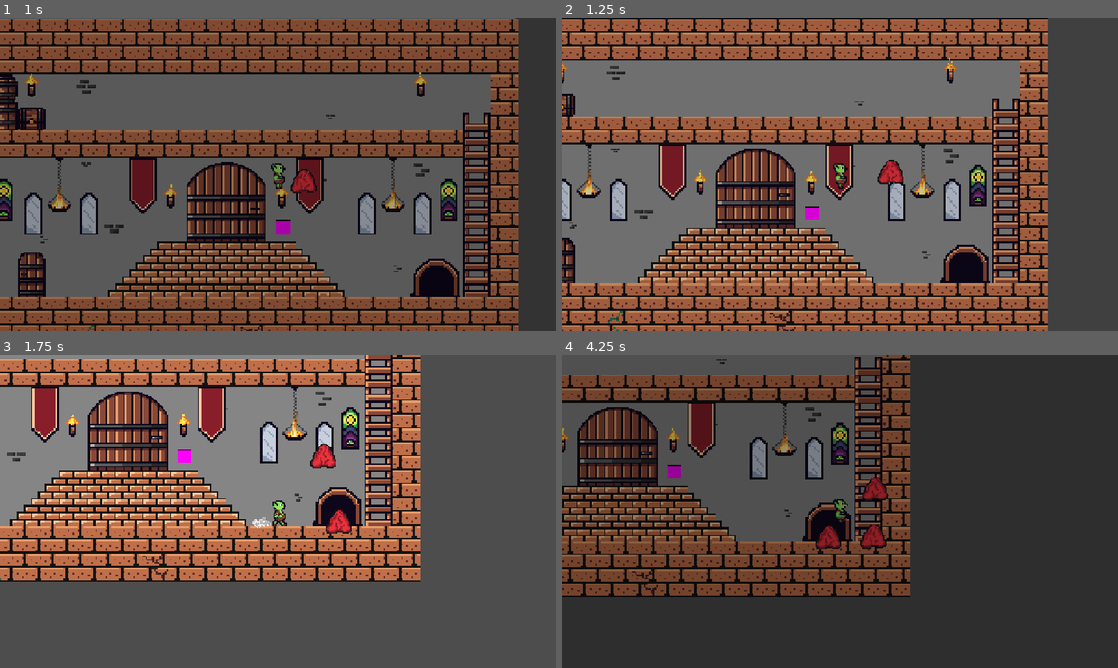
Above: before the commit, frames 1-4 (two rows, left to right).
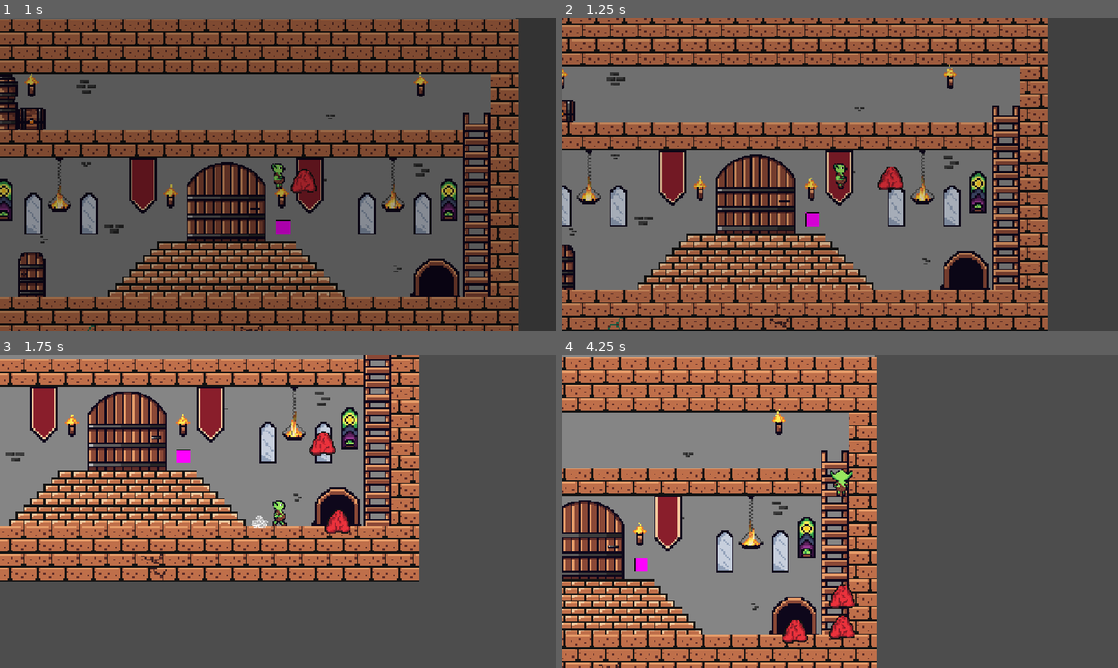
Above: after the commit, the same moments.

Repository: RealAmandaLive/OrcBurp
Game: Godot game, scene res://scenes/main.tscn
The game is run twice, just before and just after one commit, with the same random seed, the same clock (stepped at 60 frames per second) and the same inputs.
Inputs (mouse positions are in pixels of both pictures, inside the frame that each line leads up to):
- Up to frame 1 (1 s): tap Enter at 0.5 s; move the mouse to (400, 158) at 0.52 s; hold Right (right) from 0.53 s (still down); hold W (climb) from 0.53 s (still down); click (400, 158) at 0.67 s; tap Space (jump) at 0.77 s; tap G (throw) at 0.8 s
- Up to frame 2 (1.25 s): keep holding Right (right); keep holding W (climb); tap Space (jump) at 1.07 s
- Up to frame 3 (1.75 s): keep holding Right (right); move the mouse to (166, 527) at 1.27 s; release W (climb) at 1.28 s; tap G (throw) at 1.35 s; tap Space (jump) at 1.52, 1.55 s
- Up to frame 4 (4.25 s): tap Space (jump) at 1.82, 2.1, 3.02, 3.32, 3.77, 3.8, 4.07 s; move the mouse to (895, 442) at 2.02 s; release Right (right) at 2.03 s; hold Left (left) 2.03-2.78 s; hold W (climb) 2.03-2.78 s; move the mouse to (812, 574) at 2.77 s; hold Right (right) from 2.78 s (still down); tap Shift (burp) at 2.85 s; click (812, 574) at 2.92 s; tap G (throw) at 3.05 s; move the mouse to (1006, 558) at 3.52 s; hold W (climb) from 3.53 s (still down)

Frame 1 is identical in both runs. In frame 2, 35% of the frame differs, in the area x 0-88%, y 0-100%; in frame 3, 6.2%; in frame 4, 97%, in the area x 0-100%, y 0-100%.

Commit message:
DOUBLE JUMP
DOUBLE JUMPIN TIME

Diff:
--- a/orc-burp-godot/scripts/gut.gd
+++ b/orc-burp-godot/scripts/gut.gd
@@ -4,7 +4,7 @@
 signal died
 signal collected_apple
 
-enum PlayerStates{IDLE, WALKING, JUMPING, CLIMBING, ON_LADDER}
+enum PlayerStates{IDLE, WALKING, JUMPING, CLIMBING, ON_LADDER, DOUBLEJUMPING}
 
 const SPEED = 300.0
 const JUMP_VELOCITY = -850.0
@@ -20,6 +20,7 @@
 var climbing = false
 var was_on_floor_last_frame = false # to detect landings
 var can_throw_traps: bool = true
+var can_double_jump = true
 
 var health: int = STARTING_HEALTH
 
@@ -62,10 +63,18 @@
 		jumpingSound.play()
 		velocity.y = JUMP_VELOCITY
 
+	## DOUBLE JUMP
+	if Input.is_action_just_pressed("jump") and not is_on_floor_now and can_double_jump and not climbing:
+		jumpingSound.play()
+		velocity.y = JUMP_VELOCITY
+		can_double_jump = false
+		player_state = PlayerStates.DOUBLEJUMPING
+
 	## LANDING
 	if not was_on_floor_last_frame and is_on_floor_now:
 		landingSound.play()
 		landingFX.restart()
+		can_double_jump = true
 
 	## CLIMBING
 	if Input.is_action_pressed("climb") and can_climb:
@@ -86,6 +95,8 @@
 		player_state = PlayerStates.WALKING
 	elif velocity.y != 0 and not climbing:
 		player_state = PlayerStates.JUMPING
+	elif velocity.y != 0 and can_double_jump:
+		player_state = PlayerStates.DOUBLEJUMPING
 	elif velocity.y != 0 and climbing:
 		player_state = PlayerStates.CLIMBING
 
@@ -139,6 +150,12 @@
 		PlayerStates.ON_LADDER:
 			animated_sprite_2d.animation = 'onLadder'
 			can_throw_traps = false
+		PlayerStates.DOUBLEJUMPING:
+			if velocity.x > 1 or velocity.x < -1:
+				animated_sprite_2d.animation = "jumpRunning"
+			else:
+				animated_sprite_2d.animation = "jumpFront"
+				can_throw_traps = true
 
 
 
